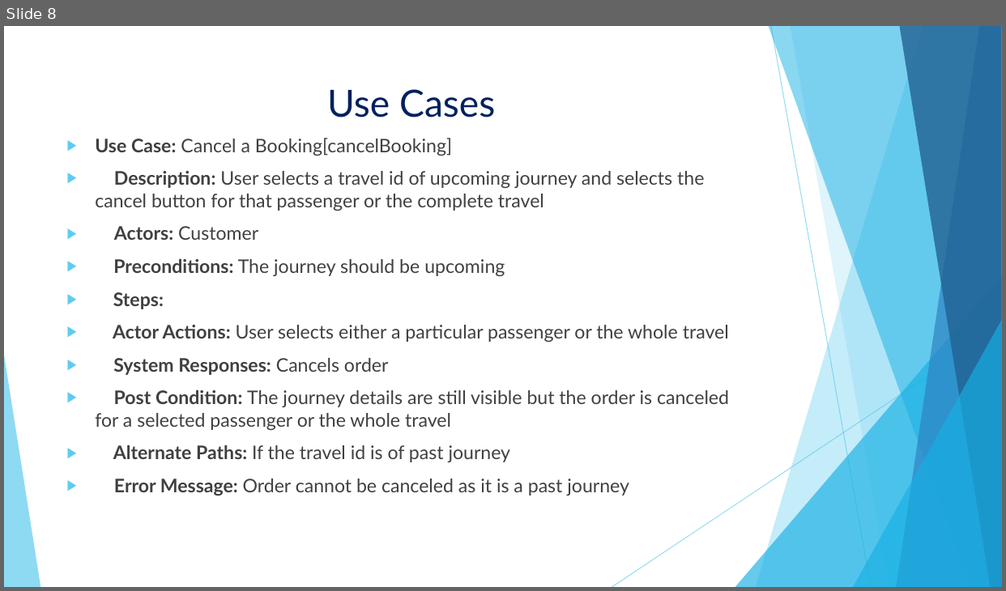
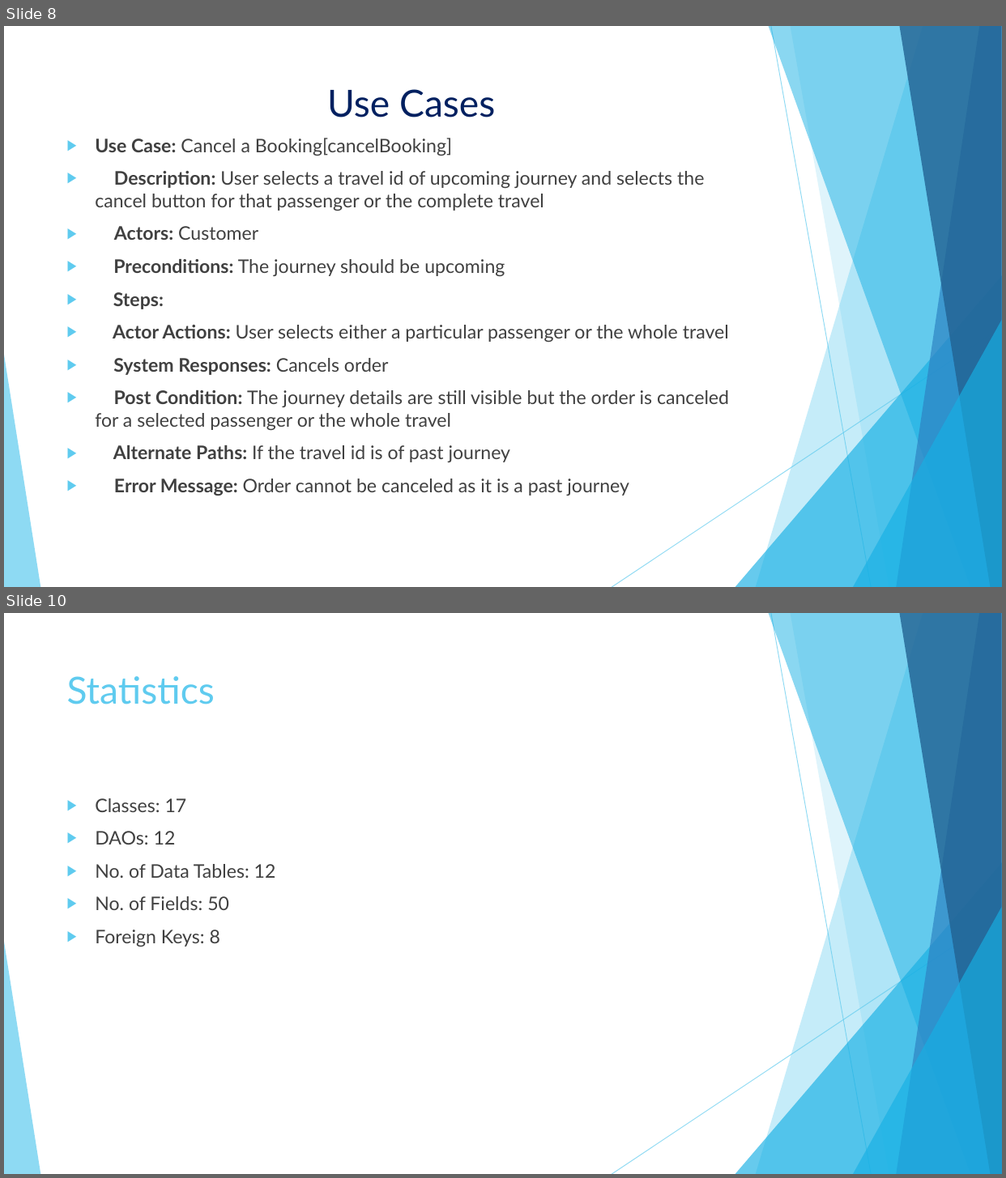
Before and after one commit to gshivani/DB-project, a slide deck: Presentation.pptx. Shown one above the other, each under a label of ours: slide 8 before the commit, slides 8 and 10 after it; the slides between them are not shown. The pictures are 1006x591 and 1006x1178 pixels, drawn with LibreOffice and Linux fonts; fonts in the diff are those of the drawing. Boxes give left, top, right and bottom in pixels: in the first picture for what was removed or moved away, otherwise in the second. Text is boxed around its words. In the diff, an @@ line names an element or a change of style, - is before the commit and + after.

Commit message:
ppt

```diff
--- a/Presentation.pptx
+++ b/Presentation.pptx
@@ slide 10 added at (4,613,1002,1174), background #FFFFFF; not listed: 10 template elements that a slide beside it also shows @@
@@ title added at (67,676,215,705), 36 pt, text #5FCBEF @@
+Statistics
@@ text added at (95,798,276,947), 18 pt, text #404040 @@
+▶ Classes: 17
+▶ DAOs: 12
+▶ No. of Data Tables: 12
+▶ No. of Fields: 50
+▶ Foreign Keys: 8
```
Also in this commit, not shown: 2 other slides added, 3 other files.
